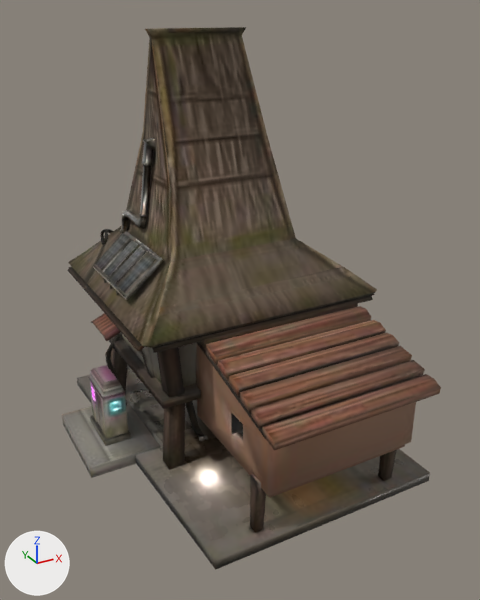
Two versions of the glTF model game/models/env/uma_lulik.glb, one commit apart.
Camera for both pictures: a 50 mm lens placed at (-7.56, -14.88, 11.78), pointed at (0.27, -0.65, 4.67). The axes (+X, +Y, +Z) are drawn at lower left. The lights are the same throughout. The picture after the commit comes second. Vertices at exactly the same position are counted once.

Objects in the first picture: 'Body'.
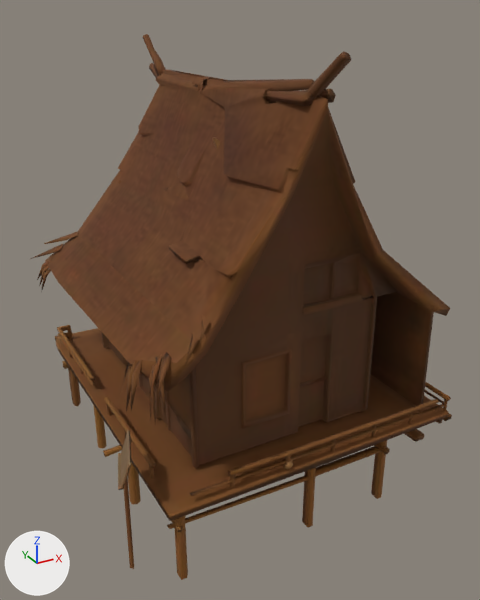
Pixel boxes (x1, y1, x2, y2) of what changed, in the pictures (480 x 600 px):
```json
{"object": "Body", "change": "surface changed, reshaped", "before": [62, 27, 441, 569], "after": [31, 34, 452, 580], "on screen": "11% wider"}
{"part": 1, "of": "me_mesh_0", "change": "rebuilt", "before": [68, 27, 377, 387], "after": [45, 70, 450, 469], "on screen": "31% wider, 11% taller"}
{"part": 2, "of": "me_mesh_0", "change": "rebuilt", "before": [108, 336, 201, 409], "after": [189, 382, 451, 496]}
{"part": 3, "of": "me_mesh_0", "change": "deleted", "before": [68, 27, 441, 533], "on screen": "brown"}
{"part": 4, "of": "me_mesh_0", "change": "reshaped", "before": [62, 295, 430, 569], "after": [31, 231, 448, 580]}
{"part": 5, "of": "me_mesh_0", "change": "added", "after": [143, 34, 166, 78]}
{"part": 6, "of": "me_mesh_0", "change": "added", "after": [192, 76, 211, 94]}
{"part": 7, "of": "me_mesh_0", "change": "added", "after": [307, 52, 351, 99], "on screen": "brown"}
```

Edits to the scene script, one JSON object a line:
```json
{"op": "add", "block": "img_uma_lulik_basecolor", "code": ["img_uma_lulik_basecolor = load_image('uma_lulik_basecolor', '_unpacked/uma_lulik_basecolor', 512, 512, 'sRGB')"]}
{"block": "mat_body", "change": "nodes: BsdfPrincipled, NormalMap, OutputMaterial, SeparateColor, TexImage x4"}
{"block": "mat_body", "change": "uses the picture img_color_2ff2b821_35ec_4fe9_b68f_9f56c89a74aa"}
{"block": "mat_body", "change": "uses the picture img_normalgl_2ff2b821_35ec_4fe9_b68f_9f56c89a74aa"}
{"block": "mat_body", "change": "uses the picture img_orm_2ff2b821_35ec_4fe9_b68f_9f56c89a74aa"}
{"block": "mat_body", "change": "uses the picture img_uma_lulik_emissive"}
{"block": "mat_body", "change": "nodes: BsdfPrincipled, OutputMaterial, TexImage"}
{"block": "mat_body", "change": "uses the picture img_uma_lulik_basecolor"}
{"block": "me_mesh_0", "where": "# used by ob_body; location = (0.0, 0.0, 0.0)"}
{"op": "remove", "block": "me_mesh_0", "code": "me_mesh_0.from_pydata(...)  # 2434 vertices, 4684 faces; spans x -4.0..4.0, y -5.24..5.24, z 0.0..11.32"}
{"op": "add", "block": "me_mesh_0", "code": "me_mesh_0.from_pydata(...)  # 1578 vertices, 2678 faces; spans x -4.52..4.52, y -4.9..4.9, z 0.0..11.09"}
{"block": "me_mesh_0", "change": "me_mesh_0 part 1: the loose piece of 55 vertices spanning x -2.95..3.95, y -1.94..4.55, z 2.54..11.32 is rebuilt with 522 vertices and now spans x -3.76..4.16, y -4.37..4.16, z 2.38..10.53"}
{"block": "me_mesh_0", "change": "me_mesh_0 part 2: the loose piece of 8 vertices spanning x -2.28..2.92, y -1.23..4.05, z 2.38..2.61 is rebuilt with 233 vertices and now spans x -3.15..4.13, y -4.79..3.8, z 2.29..2.76"}
{"block": "me_mesh_0", "change": "me_mesh_0 part 3: 37 loose pieces with 2232 vertices, spanning x -3.06..4.0, y -5.24..5.24, z 0.25..11.32, are deleted"}
{"block": "me_mesh_0", "change": "me_mesh_0 part 4: 139 vertices removed from x -4.0..3.98, y -4.8..4.99, z 0.0..4.56; 742 vertices added at x -4.52..4.52, y -4.9..4.9, z 0.0..6.2"}
{"block": "me_mesh_0", "change": "me_mesh_0 part 5: 37 vertices added at x -0.03..0.25, y 3.42..4.78, z 9.79..11.09"}
{"block": "me_mesh_0", "change": "me_mesh_0 part 6: 22 vertices added at x -0.28..0.19, y 0.5..1.14, z 9.53..10.21"}
{"block": "me_mesh_0", "change": "me_mesh_0 part 7: 14 vertices added at x -0.02..0.21, y -4.86..-3.35, z 9.85..11.07"}
{"block": "me_mesh_0", "change": "other edits to the shape of me_mesh_0 do not show in these pictures"}
```
